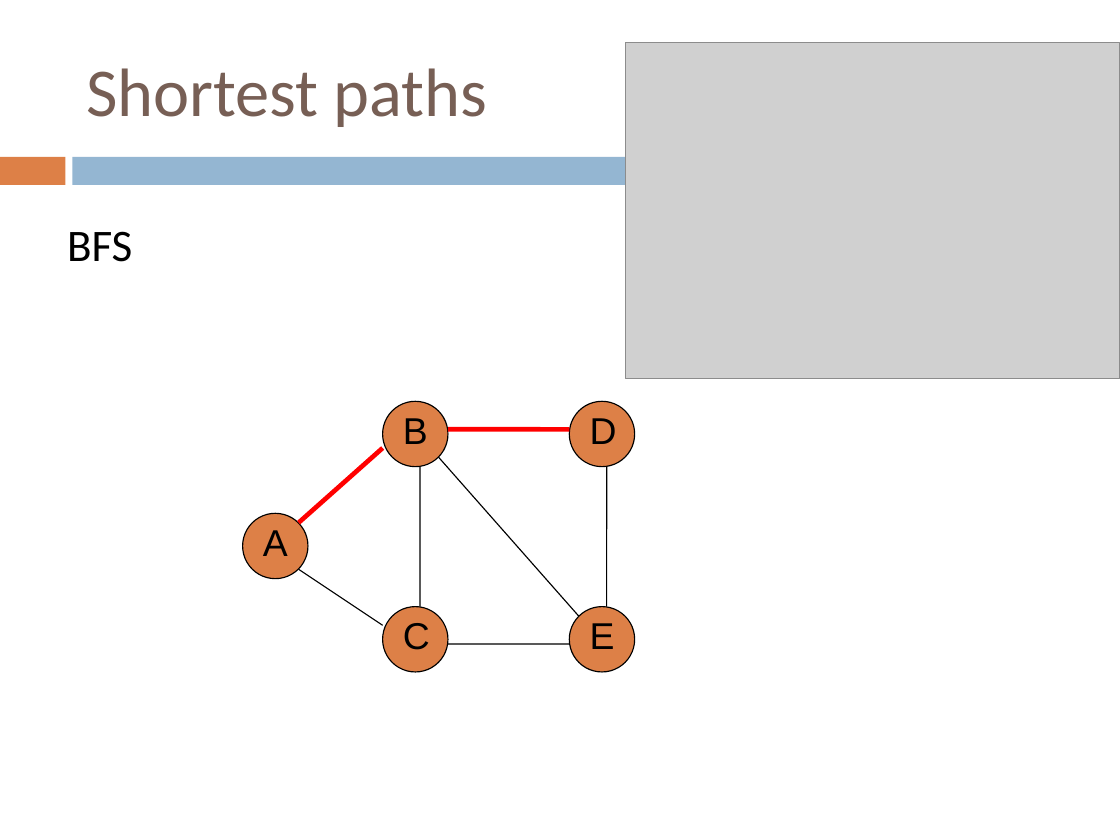
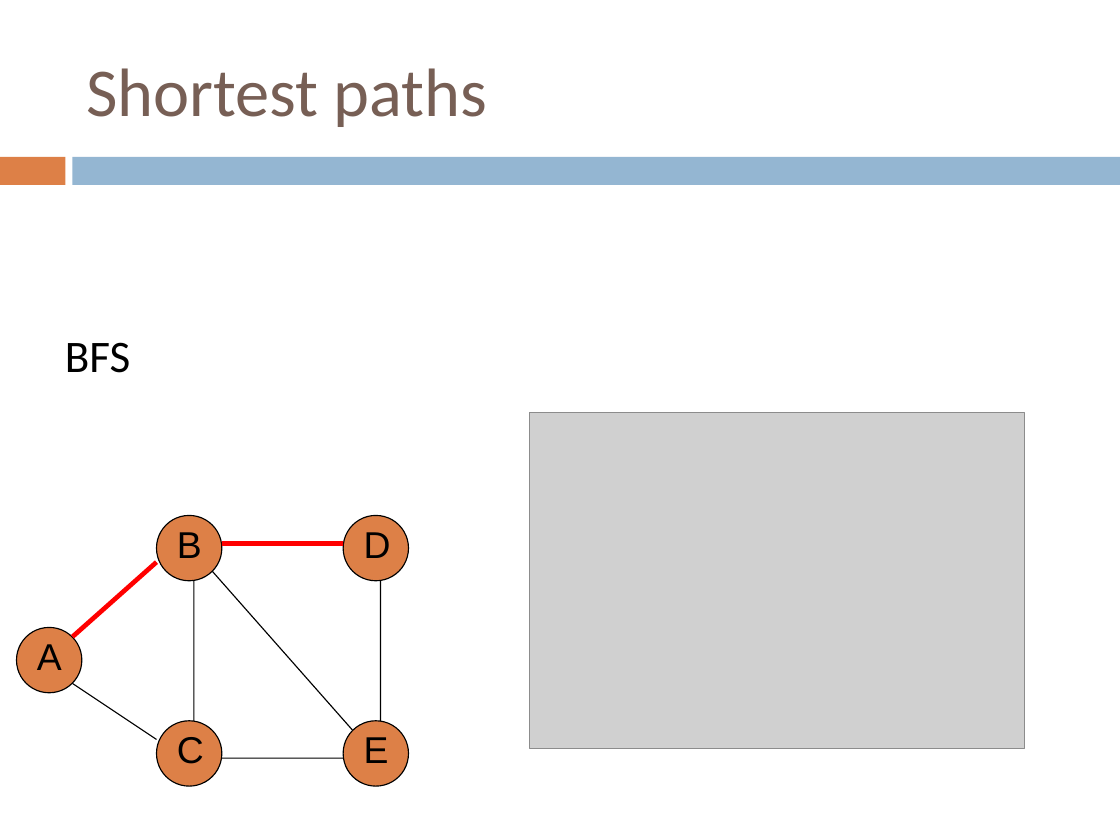
Before and after one commit to Collins-kariuk/Algorithms, a slide deck: slide 17 of Lectures/Lecture 19_Shortest Paths.pptx. Drawn at 1120x840 pixels with LibreOffice and Linux fonts; fonts in the diff are those of the drawing; grey boxes stand for pictures. Boxes give left, top, right and bottom in pixels: in the first picture for what was removed or moved away, otherwise in the second. Text is boxed around its words. In the diff, an @@ line names an element or a change of style, - is before the commit and + after.

Commit message:
Review Lecture 19_Shortest Paths

```diff
--- a/Lectures/Lecture 19_Shortest Paths.pptx
+++ b/Lectures/Lecture 19_Shortest Paths.pptx
@@ text "BFS" moved from (x1=67, y1=231, x2=132, y2=262) to (x1=65, y1=342, x2=130, y2=373) @@
@@ picture moved from (x1=625, y1=43, x2=1120, y2=380) to (x1=530, y1=412, x2=1025, y2=749) @@
@@ 7 lines, 5 texts, 5 ellipses moved together from (x1=243, y1=401, x2=634, y2=672) to (x1=17, y1=515, x2=408, y2=786) @@
```
Also in this commit, not shown: 8 other slides changed.
